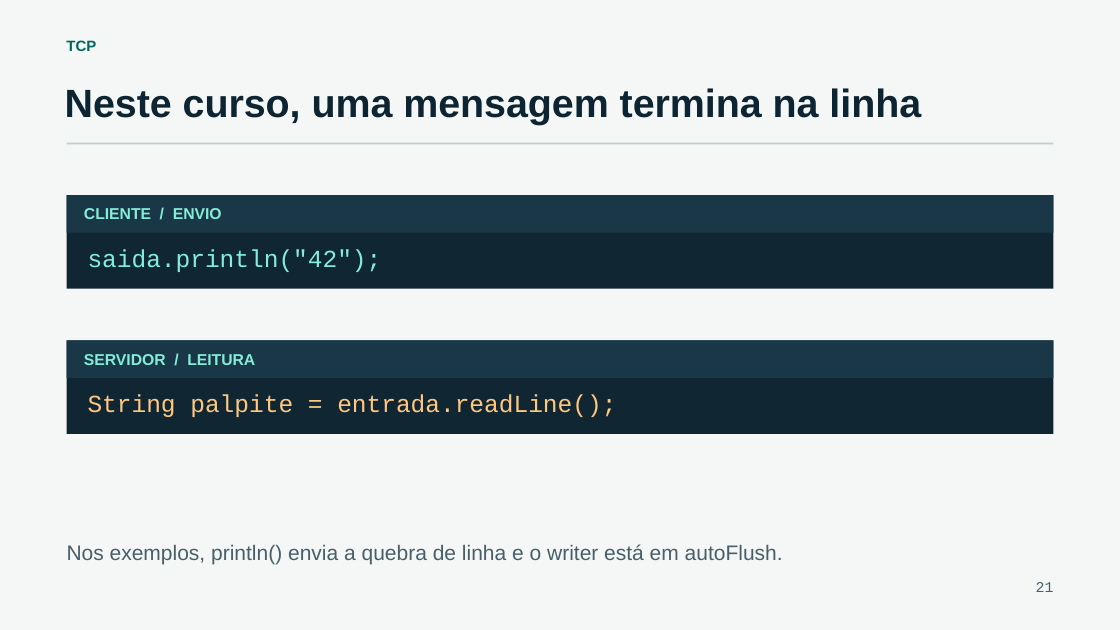
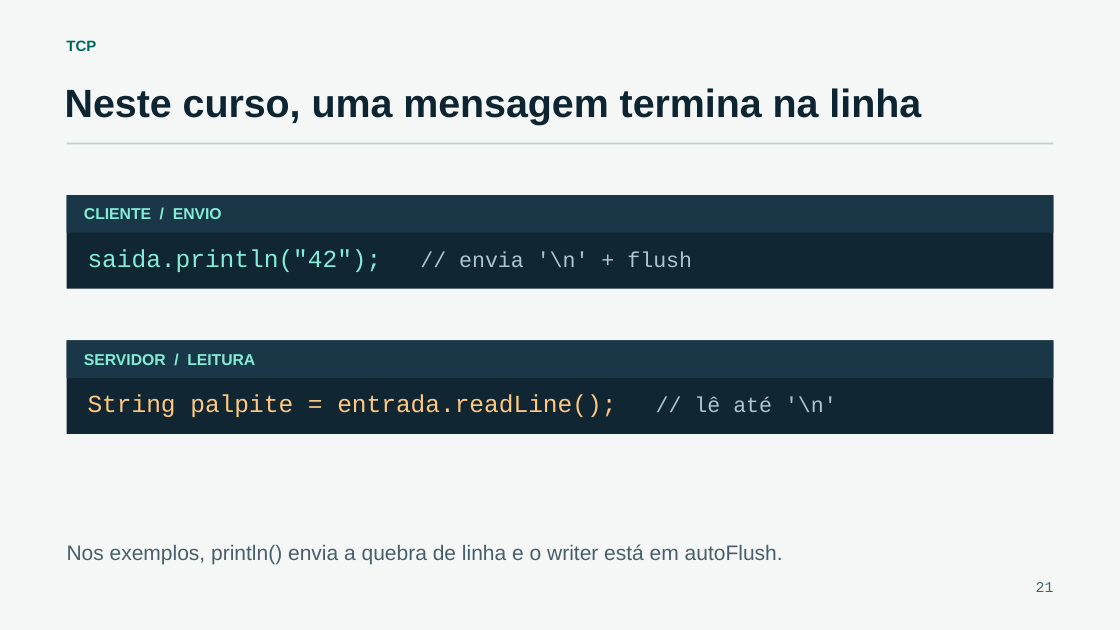
Before and after one commit to CassianoMn/xii-semac-sockets-java, a slide deck: slide 21 of slides/programacao-com-sockets-em-java.pptx. Drawn at 1120x630 pixels with LibreOffice and Linux fonts; fonts in the diff are those of the drawing. Boxes give left, top, right and bottom in pixels: in the first picture for what was removed or moved away, otherwise in the second. Text is boxed around its words. In the diff, an @@ line names an element or a change of style, - is before the commit and + after.

```diff
--- a/slides/programacao-com-sockets-em-java.pptx
+++ b/slides/programacao-com-sockets-em-java.pptx
@@ text at bbox=[88, 249, 692, 272]: text changed @@
-saida.println("42");
+saida.println("42"); // envia '\n' + flush
@@ text at bbox=[88, 394, 837, 417]: text changed @@
-String palpite = entrada.readLine();
+String palpite = entrada.readLine(); // lê até '\n'
```
Also in this commit, not shown: 29 other slides changed, 1 slide added, 8 other files.
